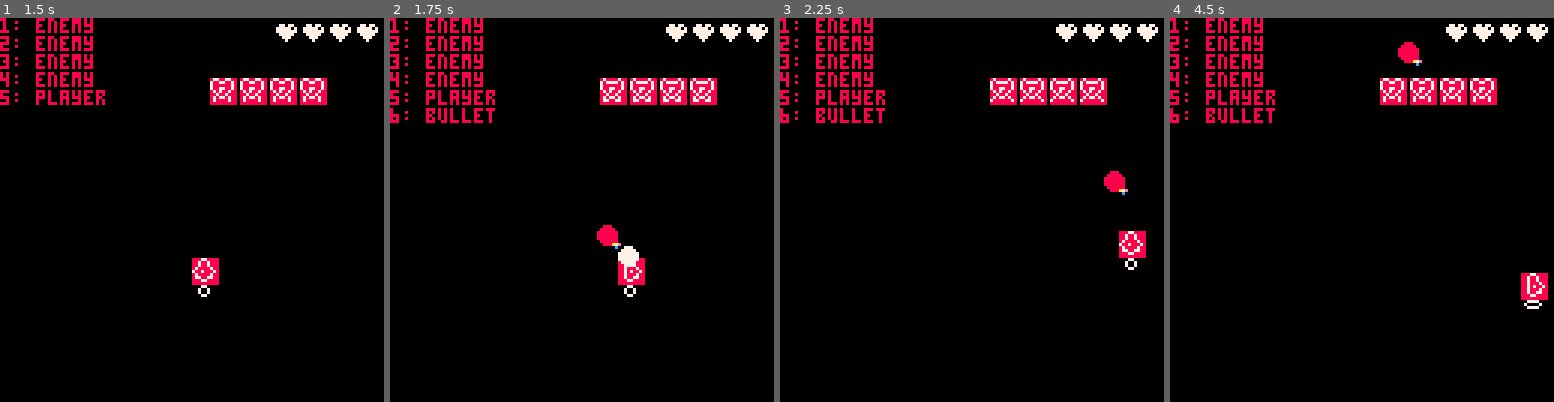
Above: before the commit, frames 1-4 (left to right).
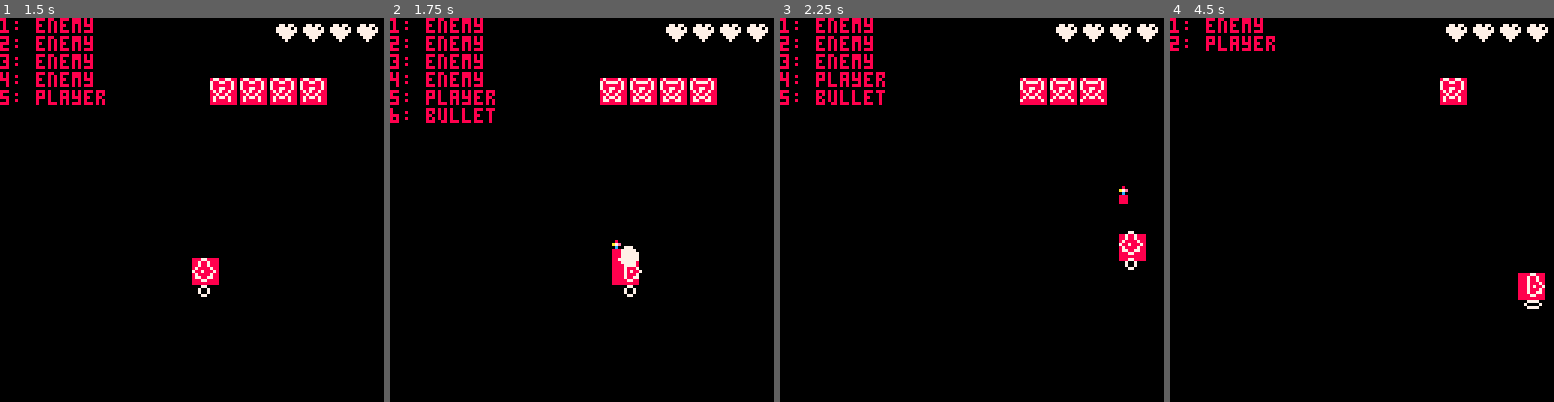
Above: after the commit, the same moments.

Repository: ehmtang/shmup_p8
Game: PICO-8 cartridge cart.p8
Two runs of this game, one before a commit and one after it. Both use one fixed random seed, a clock stepped at 60 frames per second and the inputs below.
Inputs:
- Up to frame 1 (1.5 s): tap X (X key) at 0.33, 1.07 s; tap O (Z key) at 0.7 s
- Up to frame 2 (1.75 s): hold Right from 1.6 s (still down); tap O (Z key) at 1.7 s
- Up to frame 3 (2.25 s): tap X (X key) at 1.85 s; release Right at 2.1 s; tap O (Z key) at 2.1 s; hold Up from 2.15 s (still down)
- Up to frame 4 (4.5 s): release Up at 2.42 s; hold Right 2.47-3.03 s; tap O (Z key) every 0.4 s from 2.5 to 4.1 s; tap X (X key) at 2.97, 4.08 s; hold Left 3.08-3.58 s; hold Down 3.63-3.97 s; hold Right from 4.02 s (still down)

Frame 1 is identical in both runs. In frame 2, 0.5% of the frame differs, in the area x 53-67%, y 53-70%; in frame 3, 1.7%; in frame 4, 3.7%, in the area x 0-99%, y 4-74%.

Commit message:
corrections made

Diff:
--- a/scripts/objects/bullet.lua
+++ b/scripts/objects/bullet.lua
@@ -1,5 +1,5 @@
 bullet_obj = game_object:new({
-    sprite_id = 16,
+    spr_id = 16,
     pos_x = 0,
     pos_y = 0,
     vel_x = 0,
@@ -13,12 +13,10 @@
     name ="bullet",
     active = true,
     rad = 3,
-    off_x = 0,
-    off_y = 0,
     spr_x = 0,
     spr_y = 0,
-    spr_w = 0,
-    spr_h = 0,
+    spr_w = 2,
+    spr_h = 2,
 
     layer = LAYER_PLAYER_BULLET,
     mask = LAYER_ENEMY,
@@ -28,15 +26,20 @@
             active = false
         end
 
-        vel_x += acc_x
-        vel_y += acc_y
-        pos_x += vel_x
-        pos_y += vel_y
+       -- update spr pos
+       spr_x = pos_x +2
+       spr_y = pos_y +2
+
+       -- update physics
+       vel_x += acc_x
+       vel_y += acc_y
+       pos_x += vel_x
+       pos_y += vel_y
     end,
 
     draw = function(_ENV)
-        circfill(pos_x+off_x, pos_y+off_y, rad, 8)
-        spr(sprite_id + frame, pos_x, pos_y)
+        rectfill( spr_x, spr_y, spr_x + spr_w, spr_y+spr_h, 8 )
+        spr(spr_id + frame, pos_x, pos_y)
     end,
 })
 
--- a/scripts/objects/enemy.lua
+++ b/scripts/objects/enemy.lua
@@ -3,9 +3,8 @@
 SINE_WAVE = 2
 TELEPORT = 3
 
-
 enemy_obj = game_object:new({
-    sprite_id = 21,
+    spr_id = 21,
     pos_x = 0,
     pos_y = 0,
     vel_x = 0,
@@ -19,8 +18,6 @@
     name = "enemy",
     active = true,
     rad = 10,
-    off_x = 4,
-    off_y = 4,
     spr_x = 0,
     spr_y = 0,
     spr_w = 8,
@@ -69,10 +66,18 @@
             active = false
         end
 
+
+        -- update spr pos
+        spr_x = pos_x
+        spr_y = pos_y
+
+        -- update physics
         vel_x += acc_x
         vel_y += acc_y
         pos_x += vel_x
         pos_y += vel_y
+
+        _ENV:resolve_collision()
     end,
 
     draw = function(_ENV)
@@ -80,7 +85,7 @@
         spr_y = pos_y
         rectfill(spr_x, spr_y, spr_x + spr_w, spr_y + spr_h, 8)
 
-        spr(sprite_id + frame, pos_x, pos_y)
+        spr(spr_id + frame, pos_x, pos_y)
     end,
 
     shoot_bullet = function(_ENV)
@@ -89,4 +94,26 @@
         fire_time = 0
     end,
 
+    resolve_collision = function(_ENV)
+        local collisions = {}
+        for i = 1, #g_obj_manager.g_objs do
+            local g_obj = g_obj_manager.g_objs[i]
+
+            -- Filter and check for collision in one pass
+            if g_obj.layer and g_obj.active and canCollide(mask, g_obj.layer) and aabb_intersect(_ENV, g_obj) then
+                add(collisions, g_obj)
+            end
+        end
+
+        for i = 1, #collisions do
+            local g_obj = collisions[i]
+            local l = g_obj.layer
+
+            -- collision with enemy bullets
+            if l == LAYER_PLAYER_BULLET then
+                g_obj.active = false
+                lives -= 1
+            end
+        end
+    end,
 })
--- a/scripts/objects/gameobject.lua
+++ b/scripts/objects/gameobject.lua
@@ -1,5 +1,5 @@
 -- Base class from all objects are derived from
-class       = setmetatable(
+class = setmetatable(
     {
         new = function(_ENV, tbl)
             tbl = tbl or {}
@@ -28,11 +28,6 @@
 })
 
 
-
--- Define collision masks
-eBullet = { layer = LAYER_ENEMY_BULLET, mask = LAYER_PLAYER } -- Enemy Bullets hit Player
-
-
 g_obj_manager = class:new({
     g_objs = {},
 
@@ -40,46 +35,6 @@
         _ENV:delete_inactive()
         foreach(g_objs, function(obj) obj:update() end)
     end,
-
-    -- check_collision = function(_ENV)
-    --     local filter = {}
-    --     for i = 1, #g_objs do
-    --         if g_objs[i].layer then
-    --             add(filter, g_objs[i])
-    --         end
-    --     end
-
-    --     for i = 1, #filter do
-    --         local g_objA = filter[i]
-    --         for j = i + 1, #filter do
-    --             local g_objB = filter[j]
-
-    --             if canCollide(g_objA, g_objB) and circleCollide(g_objA, g_objB) then
-    --                 add(collisions, { a = g_objA, b = g_objB })
-    --             end
-    --         end
-    --     end
-    -- end,
-
---     resolve_collision = function(_ENV)
---         for _, collision in ipairs(collisions) do
---             local a, b = collision.a, collision.b
-
---             -- Enemy Bullet hits Player
---             if (a.layer == LAYER_ENEMY_BULLET and b.layer == LAYER_PLAYER) or
---             (a.layer == LAYER_PLAYER and b.layer == LAYER_ENEMY_BULLET) then
---                 b.lives -= 1
---                 a.active = false
-
---                 -- Player Bullet hits Enemy
---             elseif a.layer == LAYER_PLAYER_BULLET and b.layer == LAYER_ENEMY then
---                 b.lives -= 1
---                 a.active = false
---                 stop(a.layer .. " and " .. b.layer, 0, 64, 7)
---             end
---         end
---         collisions = {}
---     end,
 
     draw = function(_ENV)
         foreach(g_objs, function(obj) obj:draw() end)
@@ -93,68 +48,3 @@
         end
     end,
 })
-
--- -- Symmetry in Collision Map: The collision_map now uses a single function for cases like the
--- -- bullet hitting the player, regardless of the order (player or bullet being a or b).
--- -- For example, if a is the player and b is the bullet, it will call
--- -- handle_player_bullet_collision(a, b). If a is the bullet and b is the player,
---  -- it calls handle_player_bullet_collision(b, a). This removes duplication.
-
--- --     Helper Functions: The helper functions like handle_player_bullet_collision are used to
--- -- encapsulate specific logic, making it reusable and avoiding repetitive code.
-
--- --     Simplified Collision Resolution: The resolve_collision function no longer needs separate
--- -- checks for (a, b) and (b, a). It simply checks the map for the correct behavior and calls it.
-
--- -- Collision handler map: Maps layer pair collisions to behavior functions
-
--- collision_map = {
---     [LAYER_PLAYER] = {
---         [LAYER_ENEMY_BULLET] = function(a, b)
---             -- Both cases (a is player, b is enemy bullet) or (a is enemy bullet, b is player)
---             handle_player_bullet_collision(a, b)
---         end,
---         [LAYER_ENEMY] = function(a, b)  -- Player vs Enemy
---             handle_player_enemy_collision(a, b)
---         end
---     },
---     [LAYER_ENEMY_BULLET] = {
---         [LAYER_PLAYER] = function(a, b)
---             -- Reuse the same function as the previous case, just swap a and b
---             handle_player_bullet_collision(b, a)  -- b is player, a is bullet
---         end
---     },
---     [LAYER_PLAYER_BULLET] = {
---         [LAYER_ENEMY] = function(a, b)
---             -- Player Bullet vs Enemy
---             handle_player_bullet_collision(a, b)
---         end
---     }
--- }
-
--- -- Handle player bullet collision (both directions)
--- function handle_player_bullet_collision(player, bullet)
---     player.lives = player.lives - 1  -- Player takes damage
---     bullet.active = false  -- Bullet becomes inactive
--- end
-
--- -- Handle player and enemy collision (both directions)
--- function handle_player_enemy_collision(player, enemy)
---     player.lives = player.lives - 1  -- Player takes damage
---     enemy.lives = enemy.lives - 1  -- Enemy takes damage (if desired)
--- end
-
--- -- resolve_collision = function(_ENV)
--- --     for _, collision in ipairs(collisions) do
--- --         local a, b = collision.a, collision.b
-
--- --         -- Check if a handler exists for the collision pair (regardless of order)
--- --         if collision_map[a.layer] and collision_map[a.layer][b.layer] then
--- --             -- Call the appropriate handler function
--- --             collision_map[a.layer][b.layer](a, b)
--- --             print(a.layer .. " and " .. b.layer, 0, 64, 7)  -- Debugging output
--- --             stop()  -- Optional: Stop for debugging
--- --         end
--- --     end
--- --     collisions = {}  -- Clear the list of collisions after processing
--- -- end
--- a/scripts/objects/player.lua
+++ b/scripts/objects/player.lua
@@ -1,5 +1,5 @@
 player_obj = game_object:new({
-    sprite_id = 2,
+    spr_id = 2,
     pos_x = 64,
     pos_y = 80,
     vel_x = 0,
@@ -48,7 +48,7 @@
     mask = (LAYER_ENEMY | LAYER_ENEMY_BULLET),
 
     init = function(_ENV)
-        sprite_id = 2
+        spr_id = 2
         pos_x = 64
         pos_y = 80
         vel_x = 0
@@ -99,7 +99,6 @@
         end
 
 
-       _ENV:resolve_collision()
 
 
 
@@ -125,29 +124,35 @@
         muzzle_r -= 1
         muzzle_r = mid(0, muzzle_r, muzzle_rmax)
 
+
+        -- update spr pos
+        spr_x = pos_x
+        spr_y = pos_y
+
         -- update physics
         vel_x += acc_x
         vel_y += acc_y
         pos_x += vel_x
         pos_y += vel_y
+
+       _ENV:resolve_collision()
+
     end,
 
     draw = function(_ENV)
         -- set left, right and idle sprites
         if btn(0) then
-            sprite_id = 1
+            spr_id = 1
         elseif btn(1) then
-            sprite_id = 3
+            spr_id = 3
         else
-            sprite_id = 2
-        end
-
-        spr_x = pos_x
-        spr_y = pos_y
+            spr_id = 2
+        end
+
         rectfill( spr_x, spr_y, spr_x + spr_w, spr_y+spr_h, 8 )
 
         spr(exh_spr_id + exh_frame, pos_x, pos_y + 8)
-        spr(sprite_id + frame, pos_x, pos_y)
+        spr(spr_id + frame, pos_x, pos_y)
 
         -- muzzle flash
         if muzzle_r ~= 0 then
--- a/scripts/objects/stars.lua
+++ b/scripts/objects/stars.lua
@@ -5,15 +5,15 @@
     clr = 7,
 
     update = function(_ENV)
-        y += spd
+        pos_y += spd
 
-        if y - rad > 137 then
-            y = -rad
+        if pos_y - rad > 137 then
+            pos_y = -rad
         end
     end,
 
     draw = function(_ENV)
-        circfill(x, y, rad, clr)
+        circfill(pos_x, pos_y, rad, clr)
     end
 })
 
--- a/scripts/scenes/splash.lua
+++ b/scripts/scenes/splash.lua
@@ -6,7 +6,7 @@
 
         for i = 1, n_stars do
             local star_type = rnd(star_types)
-            add(g_obj_manager.g_objs, star_type:new({ x = rnd(127), y = rnd(127) }))
+            add(g_obj_manager.g_objs, star_type:new({ pos_x = rnd(127), pos_y = rnd(127) }))
         end
     end,
 
